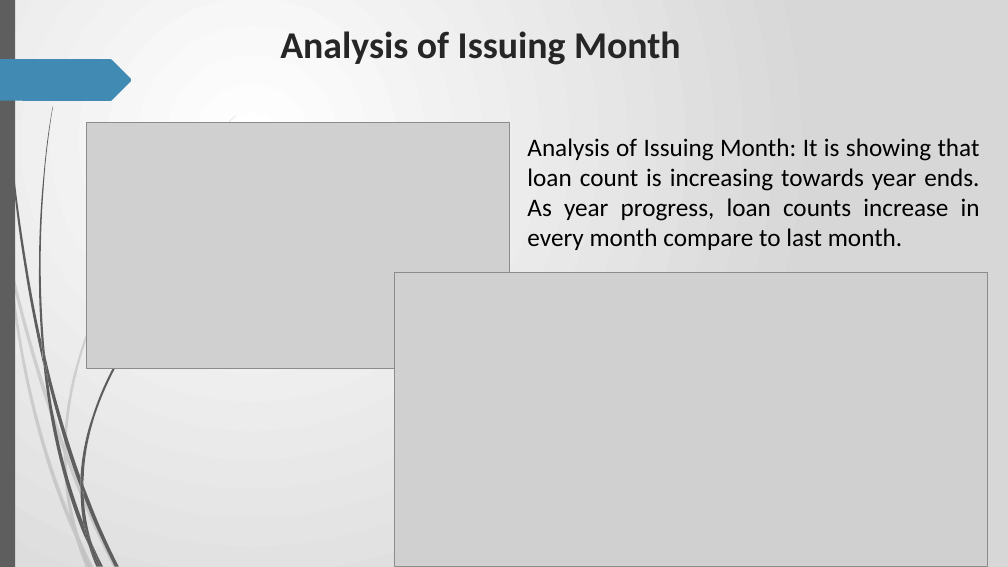
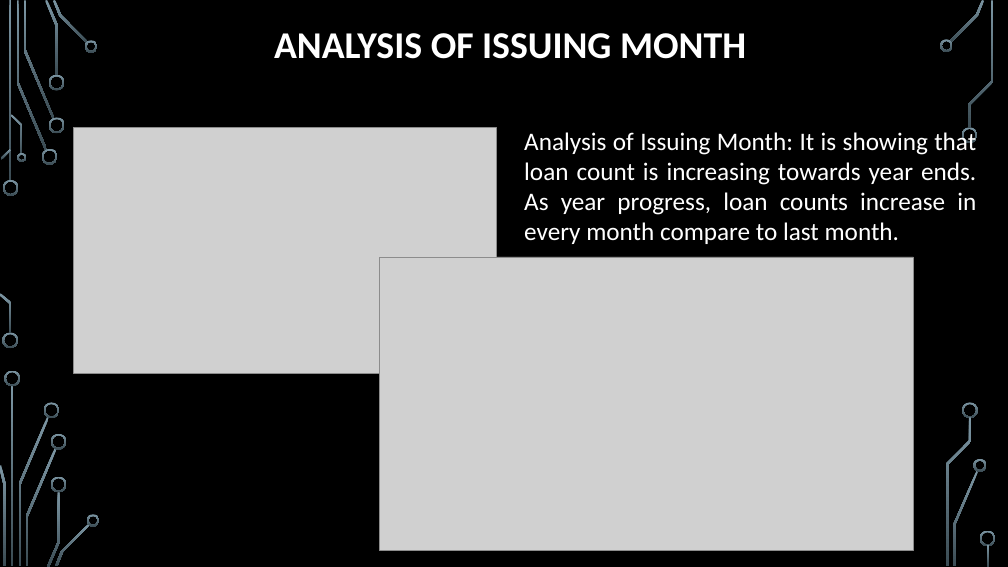
Before and after one commit to RavishankarDuMCA10/LendingClubCaseStudy, a slide deck: slide 10 of Case_Study.pptx (slide 31 before the commit). Drawn at 1008x567 pixels with LibreOffice and Linux fonts; fonts in the diff are those of the drawing; grey boxes stand for pictures; background and template pictures are left out. Boxes give left, top, right and bottom in pixels: in the first picture for what was removed or moved away, otherwise in the second. Text is boxed around its words. In the diff, an @@ line names an element or a change of style, - is before the commit and + after.

```diff
--- a/Case_Study.pptx
+++ b/Case_Study.pptx
@@ background gradient #FFFFFF to #D7D7D7 to picture (left out) @@
@@ rectangle removed at (0,0,15,567) @@
@@ title "ANALYSIS OF ISSUING MONTH" at (274,33,746,59): vertical alignment top to middle @@
@@ freeform shape removed at (0,59,132,101) @@
@@ title at (274,33,746,59): text changed; text colour #262626 to #FFFFFF @@
-Analysis of Issuing Month
+ANALYSIS OF ISSUING MONTH
@@ picture: place and size @@
-picture at (86,123,509,369)
+picture at (73,127,496,374)
@@ text "Analysis of Issuing Month: It ..." at (524,129,976,244): text colour #000000 to #FFFFFF @@
@@ picture: place and size @@
-picture at (395,273,988,567)
+picture at (380,257,913,551)
@@ fill #5E5E5E to gradient #7C96A3 to #3B4C54 in 5 elements at (55,523,90,566), (51,476,67,492), (87,514,100,526), (18,417,48,566), (0,293,11,333) @@
@@ freeform shape: place and size @@
-freeform shape at (42,340,48,382)
+freeform shape at (0,293,11,333)
@@ freeform shape: place and size @@
-freeform shape at (43,361,88,546)
+freeform shape at (18,417,48,566)
@@ freeform shape: place and size @@
-freeform shape at (67,451,117,567)
+freeform shape at (26,448,57,566)
@@ fill #5E5E5E at 20% opacity to gradient #7C96A3 to #3B4C54 in 3 elements at (26,448,57,566), (47,492,60,567), (51,434,67,450) @@
@@ freeform shape: place and size @@
-freeform shape at (64,443,67,461)
+freeform shape at (51,434,67,450)
@@ freeform shape: place and size @@
-freeform shape at (80,477,83,496)
+freeform shape at (51,476,67,492)
@@ freeform shape: place and size @@
-freeform shape at (64,453,79,538)
+freeform shape at (47,492,60,567)
@@ group removed at (2,0,197,567): 7 freeform shapes @@
@@ freeform shape: place and size @@
-freeform shape at (83,523,101,566)
+freeform shape at (55,523,90,566)
@@ group removed at (0,116,236,567): 7 freeform shapes @@
@@ freeform shape: place and size @@
-freeform shape at (92,544,104,567)
+freeform shape at (87,514,100,526)
@@ group added at (0,0,996,566): 25 freeform shapes, 3 rectangles @@
```
Also in this commit, not shown: 15 other slides changed, 4 slides added, 27 slides removed.
